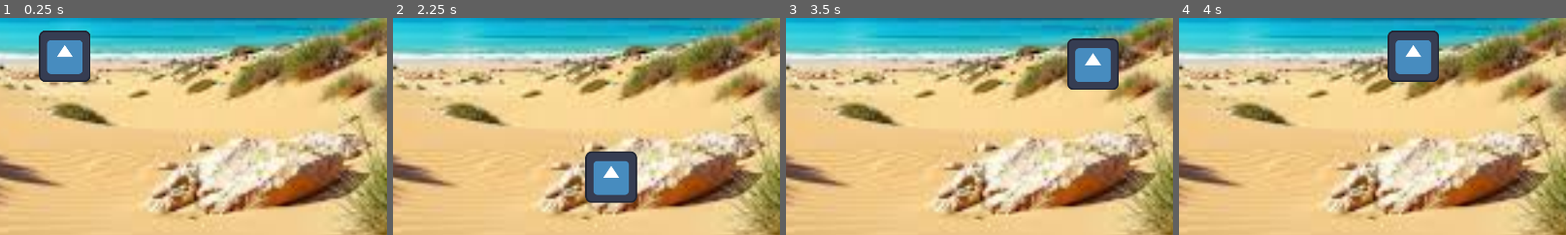
Above: before the commit, frames 1-4 (left to right).
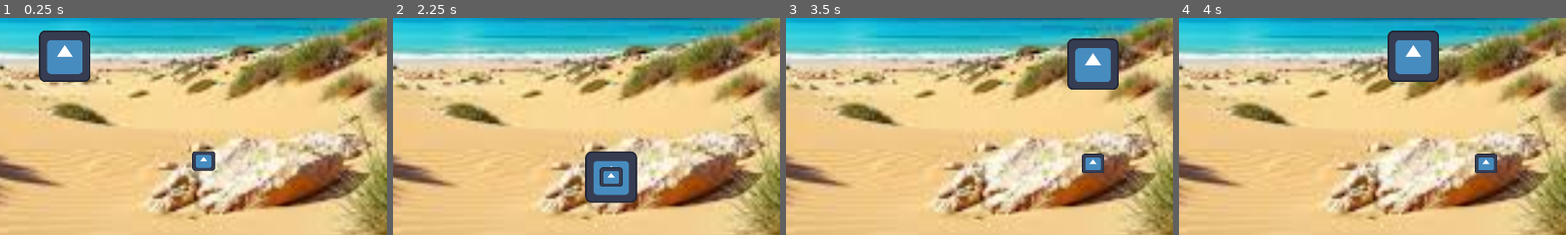
Above: after the commit, the same moments.

Repository: nathanBarloy/no-crunch-2026
Game: Godot game, scene res://levels/1/level1.tscn
Two runs of this game, one before a commit and one after it. Both use one fixed random seed, a clock stepped at 60 frames per second and the inputs below. The project has no main scene, so this scene is started directly. The engine's default icon, where the game draws it, is replaced by a stand-in: a white triangle on a blue panel in a dark square.
Inputs:
- Up to frame 1 (0.25 s): no input
- Up to frame 2 (2.25 s): tap Enter at 0.5 s; hold D (move-right) 0.53-1.28 s; tap F (action) at 0.6, 1.35, 2.1 s; hold S (move-down) 1.28-2.03 s; hold D (move-right) from 2.03 s (still down)
- Up to frame 3 (3.5 s): release D (move-right) at 2.78 s; hold W (move-up) from 2.78 s (still down); tap F (action) at 2.85 s
- Up to frame 4 (4 s): release W (move-up) at 3.53 s; hold A (move-left) from 3.53 s (still down); tap F (action) at 3.6 s
The pictures show only the part of the screen within x 41-91%, y 41-91%; the shares and areas given below are measured in that part.

The runs differ from the first frame. In frame 1, 0.6% of the frame differs, in the area x 49-56%, y 61-71%; in frame 2, 0.4%; in frame 3, 0.5%; in frame 4, 0.5%.

Commit message:
feat: Add pick and drop functionnality

Diff:
--- a/no-crunch-2026/levels/1/level1.tscn
+++ b/no-crunch-2026/levels/1/level1.tscn
@@ -1,13 +1,14 @@
 [gd_scene format=3 uid="uid://dwn4rfcy8ip0p"]
 
 [ext_resource type="PackedScene" uid="uid://c6qrjkx4mcey5" path="res://levels/Level.tscn" id="1_e3wmj"]
-[ext_resource type="PackedScene" uid="uid://cdb3lw8vrea7t" path="res://levels/Tableau.tscn" id="2_inrta"]
+[ext_resource type="PackedScene" uid="uid://cxkcp1sfflrtd" path="res://levels/1/tableau1.tscn" id="2_inrta"]
+[ext_resource type="PackedScene" uid="uid://blccoe8ika87v" path="res://levels/1/tableau2.tscn" id="3_lkjur"]
 
 [node name="Level" unique_id=281701423 instance=ExtResource("1_e3wmj")]
 
 [node name="Tableau" parent="TableauList" parent_id_path=PackedInt32Array(1293856932) index="0" unique_id=1175971842 instance=ExtResource("2_inrta")]
 
-[node name="Tableau2" parent="TableauList" parent_id_path=PackedInt32Array(1293856932) index="1" unique_id=1662730420 instance=ExtResource("2_inrta")]
+[node name="Tableau2" parent="TableauList" parent_id_path=PackedInt32Array(1293856932) index="1" unique_id=1862680596 instance=ExtResource("3_lkjur")]
 position = Vector2(1920, 0)
 
 [node name="Player" parent="." index="1" unique_id=1815351562]
--- /dev/null
+++ b/no-crunch-2026/levels/1/tableau1.tscn
@@ -0,0 +1,19 @@
+[gd_scene format=3 uid="uid://cxkcp1sfflrtd"]
+
+[ext_resource type="PackedScene" uid="uid://cdb3lw8vrea7t" path="res://levels/Tableau.tscn" id="1_26eyh"]
+[ext_resource type="Texture2D" uid="uid://diboyx827a2ce" path="res://icon.svg" id="2_02d2f"]
+
+[sub_resource type="RectangleShape2D" id="RectangleShape2D_hiy2l"]
+size = Vector2(56, 48)
+
+[node name="Tableau" unique_id=1175971842 instance=ExtResource("1_26eyh")]
+
+[node name="Area2D" type="Area2D" parent="." index="6" unique_id=1098367445]
+position = Vector2(1300, 800)
+
+[node name="CollisionShape2D" type="CollisionShape2D" parent="Area2D" index="0" unique_id=1741231227]
+shape = SubResource("RectangleShape2D_hiy2l")
+
+[node name="Sprite2D" type="Sprite2D" parent="Area2D" index="1" unique_id=429920761]
+scale = Vector2(0.4375, 0.375)
+texture = ExtResource("2_02d2f")
--- /dev/null
+++ b/no-crunch-2026/levels/1/tableau2.tscn
@@ -0,0 +1,5 @@
+[gd_scene format=3 uid="uid://blccoe8ika87v"]
+
+[ext_resource type="PackedScene" uid="uid://cdb3lw8vrea7t" path="res://levels/Tableau.tscn" id="1_2kxh6"]
+
+[node name="Tableau" unique_id=1175971842 instance=ExtResource("1_2kxh6")]
--- a/no-crunch-2026/levels/Level.tscn
+++ b/no-crunch-2026/levels/Level.tscn
@@ -6,7 +6,7 @@
 [node name="Level" type="Node2D" unique_id=281701423]
 script = ExtResource("1_0ydld")
 
-[node name="TableauList" type="Node" parent="." unique_id=1293856932]
+[node name="TableauList" type="Node2D" parent="." unique_id=1112364438]
 unique_name_in_owner = true
 
 [node name="Player" parent="." unique_id=1815351562 instance=ExtResource("2_rlxyy")]
@@ -14,3 +14,6 @@
 
 [node name="Camera2D" type="Camera2D" parent="." unique_id=1764246750]
 anchor_mode = 0
+
+[connection signal="drop_request" from="Player" to="." method="_on_player_drop_request"]
+[connection signal="take_request" from="Player" to="." method="_on_player_take_request"]
--- a/no-crunch-2026/levels/Tableau.tscn
+++ b/no-crunch-2026/levels/Tableau.tscn
@@ -23,6 +23,7 @@
 script = ExtResource("1_ap7dj")
 
 [node name="Background" type="Sprite2D" parent="." unique_id=423342782]
+z_index = -1
 position = Vector2(960, 540)
 scale = Vector2(6.3820586, 6.428571)
 texture = ExtResource("1_u7k6l")
--- a/no-crunch-2026/levels/level.gd
+++ b/no-crunch-2026/levels/level.gd
@@ -16,7 +16,7 @@
 	if camera_on_transition:
 		return
 
-	var camera_cible = $Camera2D.position
+	var camera_cible = camera.position
 	var player_cible = $Player.position
 	if direction == "right":
 		if not $Player.is_moving_right:
@@ -44,7 +44,7 @@
 	$Player.set_physics_process(false)
 
 	var tween = create_tween().set_parallel(true)
-	tween.tween_property($Camera2D, "position", camera_cible, 0.5)\
+	tween.tween_property(camera, "position", camera_cible, 0.5)\
 		 .set_trans(Tween.TRANS_SINE)\
 		 .set_ease(Tween.EASE_IN_OUT)
 	tween.tween_property($Player, "position", player_cible, 0.5)\
@@ -54,3 +54,26 @@
 	await tween.finished
 	$Player.set_physics_process(true)
 	camera_on_transition = false
+
+
+func _get_current_tableau() -> Tableau:
+	for tableau in $TableauList.get_children():
+		var t := tableau as Tableau
+		if t:
+			var relativ_pos = $Player.position - t.position
+			if (0 <= relativ_pos.x and relativ_pos.x < 1920) and (0 <= relativ_pos.y and relativ_pos.y < 1080):
+				return t
+	return
+
+
+func _on_player_drop_request(node: Node2D) -> void:
+	var tableau = _get_current_tableau()
+	if tableau:
+		tableau.drop_object(node, $Player.position + node.position - tableau.position)
+
+
+func _on_player_take_request(node: Node2D) -> void:
+	var tableau = _get_current_tableau()
+	if tableau:
+		tableau.take_object(node)
+		$Player.take(node)
--- a/no-crunch-2026/levels/tableau.gd
+++ b/no-crunch-2026/levels/tableau.gd
@@ -17,3 +17,11 @@
 	$UpBorder.body_entered.connect(func(body):
 		if body.is_in_group("player"):
 			player_exit.emit("up"))
+
+
+func drop_object(node: Node2D, position: Vector2) -> void:
+	add_child(node)
+	node.position = position
+
+func take_object(node: Node2D) -> void:
+	remove_child(node)
--- a/no-crunch-2026/player/Player.tscn
+++ b/no-crunch-2026/player/Player.tscn
@@ -5,6 +5,9 @@
 
 [sub_resource type="RectangleShape2D" id="RectangleShape2D_3c3w1"]
 size = Vector2(106, 107)
+
+[sub_resource type="RectangleShape2D" id="RectangleShape2D_wnvi2"]
+size = Vector2(126, 126)
 
 [node name="Player" type="CharacterBody2D" unique_id=867170571 groups=["player"]]
 script = ExtResource("1_3c3w1")
@@ -16,4 +19,12 @@
 [node name="Sprite2D" type="Sprite2D" parent="." unique_id=314308868]
 texture = ExtResource("1_ulp21")
 
-[node name="Inventory" type="Node" parent="." unique_id=2093138465]
+[node name="InteractionZone" type="Area2D" parent="." unique_id=1294362543]
+
+[node name="CollisionShape2D" type="CollisionShape2D" parent="InteractionZone" unique_id=427958532]
+shape = SubResource("RectangleShape2D_wnvi2")
+
+[node name="Inventory" type="Node2D" parent="." unique_id=1534953805]
+
+[connection signal="area_entered" from="InteractionZone" to="." method="_on_area_entered"]
+[connection signal="area_exited" from="InteractionZone" to="." method="_on_area_exited"]
--- a/no-crunch-2026/player/player.gd
+++ b/no-crunch-2026/player/player.gd
@@ -5,9 +5,10 @@
 var is_moving_left = false
 var is_moving_up = false
 var is_moving_down = false
+var objects_in_range: Array[Node2D] = []
 
-signal drop_request(node: Node)
-signal take_request()
+signal drop_request(node: Node2D)
+signal take_request(node: Node2D)
 
 
 func _physics_process(delta: float) -> void:
@@ -49,22 +50,31 @@
 	return $Inventory.get_children().size() == 0
 
 
-func take(object: Node) -> void:
+func take(object: Node2D) -> void:
 	$Inventory.add_child(object)
+	object.position = Vector2.ZERO
 
 
 func drop() -> void:
 	var drop_node = $Inventory.get_child(0)
-	remove_child(drop_node)
+	$Inventory.remove_child(drop_node)
 	drop_request.emit(drop_node)
 
 
 func action() -> void:
 	if can_take():
-		take_request.emit()
+		if len(objects_in_range) > 0:
+			take_request.emit(objects_in_range[0])
 	else:
 		drop()
 
 
 func get_size() -> Vector2:
 	return $CollisionShape2D.shape.size
+
+
+func _on_area_entered(area: Area2D):
+	objects_in_range.append(area)
+
+func _on_area_exited(area: Area2D):
+	objects_in_range.erase(area)
